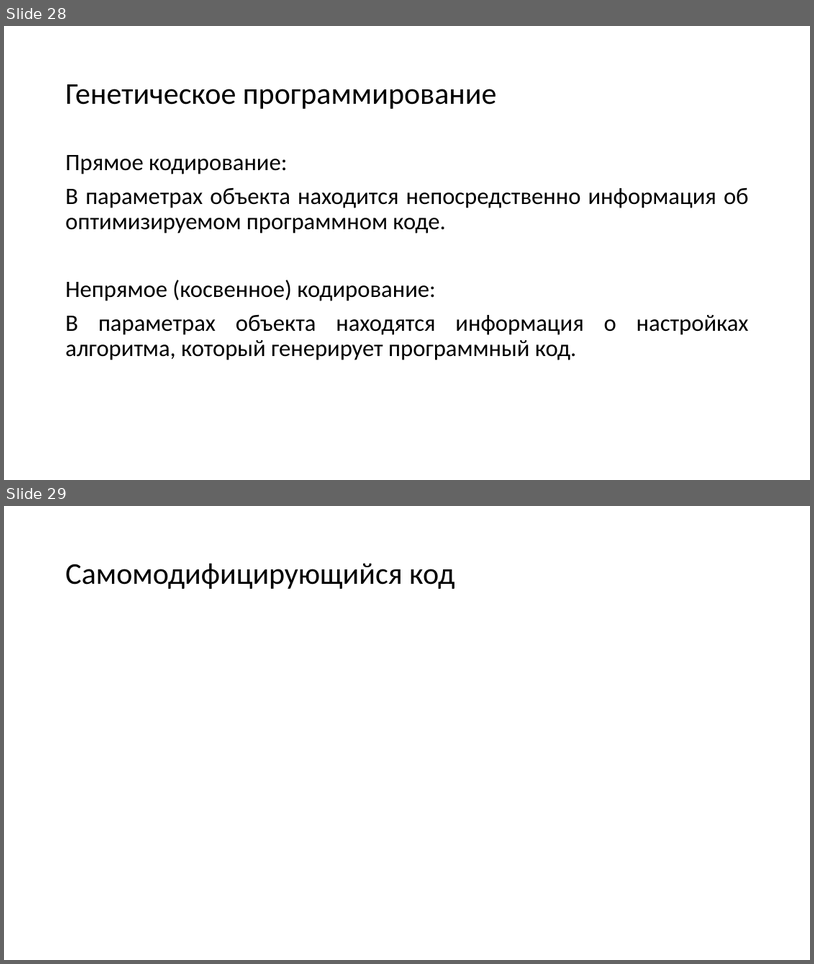
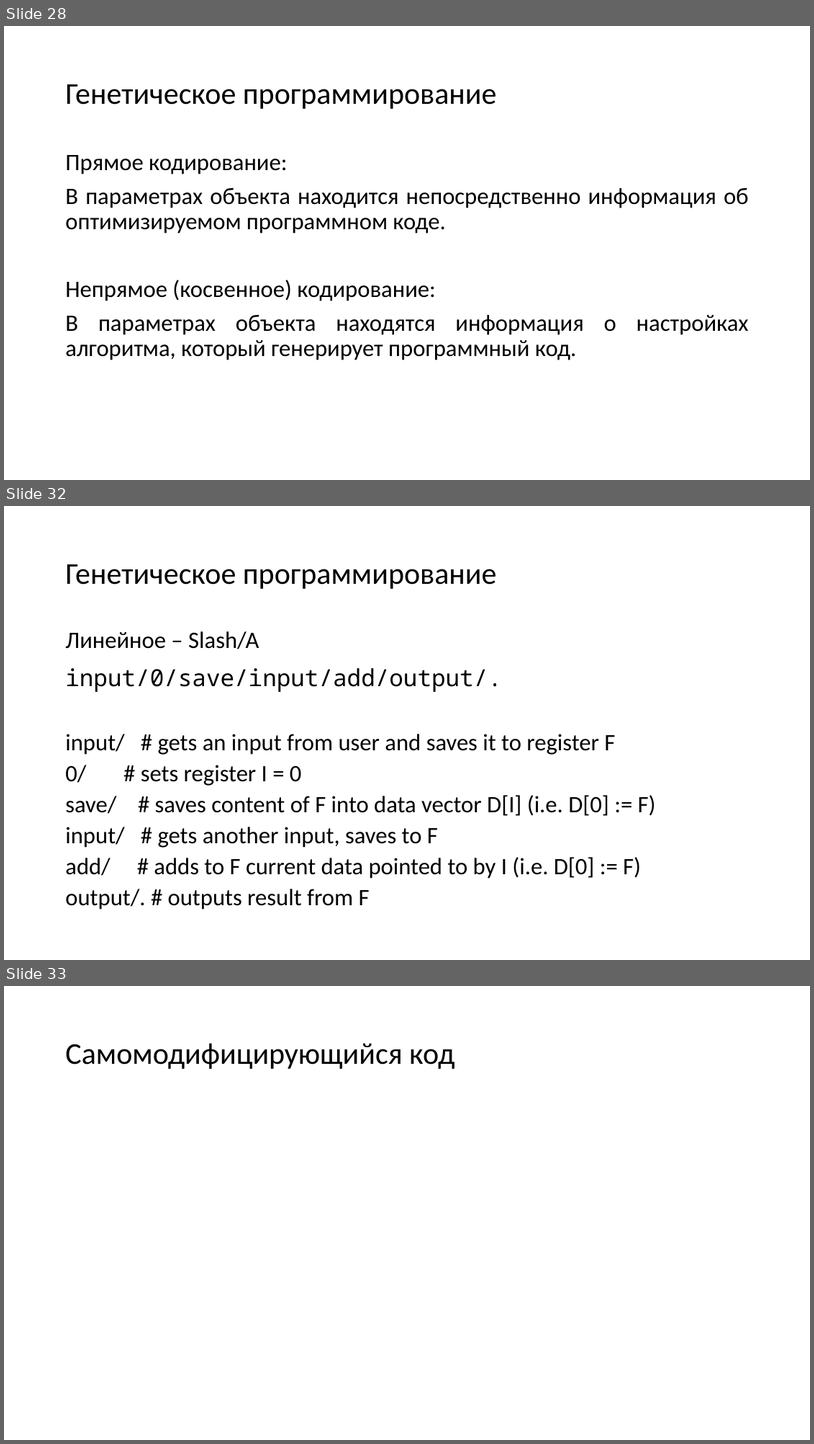
Before and after one commit to mosalov/AI_main_lectures, a slide deck: Лекция 15.pptx. Shown one above the other, each under a label of ours: slides 28 and 29 before the commit, slides 28, 32 and 33 after it; the slides between them are not shown. The pictures are 814x964 and 814x1444 pixels, drawn with LibreOffice and Linux fonts; fonts in the diff are those of the drawing. Boxes give left, top, right and bottom in pixels: in the first picture for what was removed or moved away, otherwise in the second. Text is boxed around its words. In the diff, an @@ line names an element or a change of style, - is before the commit and + after.

```diff
--- a/Лекция 15.pptx
+++ b/Лекция 15.pptx
@@ slide 32 added at [4, 506, 810, 960], background #FFFFFF @@
@@ title added at [65, 564, 497, 589], 36 pt, text #000000 @@
+Генетическое программирование
@@ text added at [65, 631, 656, 909], 28 pt, text #000000 @@
+Линейное – Slash/A
+input/0/save/input/add/output/.
+input/ # gets an input from user and saves it to register F
+0/ # sets register I = 0
+save/ # saves content of F into data vector D[I] (i.e. D[0] := F)
+input/ # gets another input, saves to F
+add/ # adds to F current data pointed to by I (i.e. D[0] := F)
+output/. # outputs result from F
@@ what was slide 29 is now slide 33 @@
```
Also in this commit, not shown: 3 other slides added.
